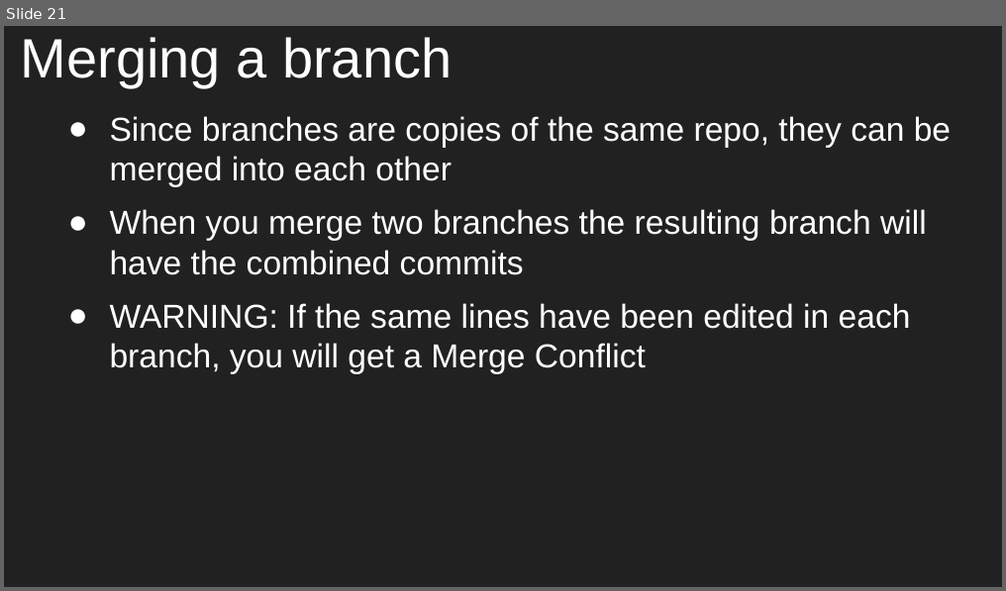
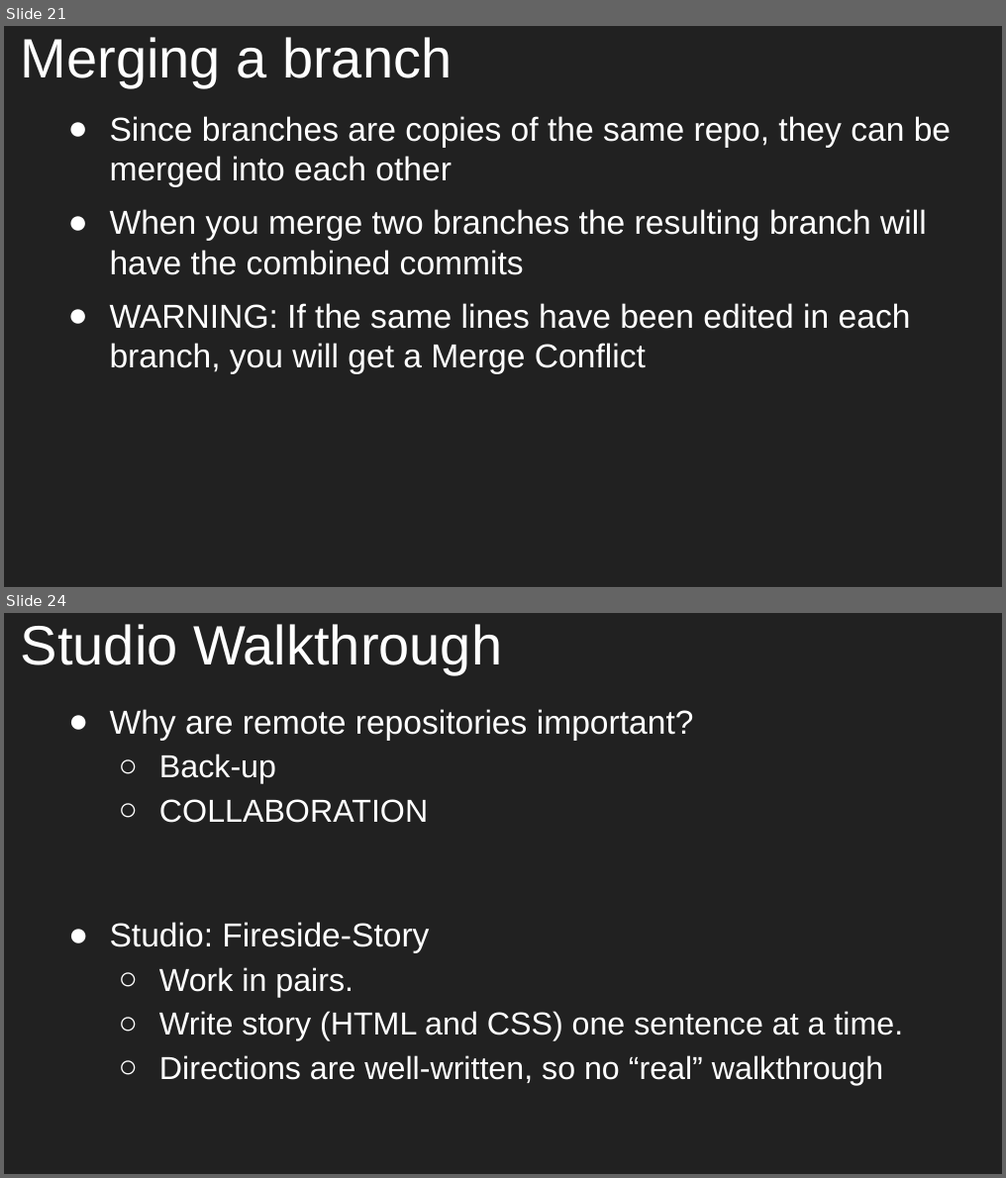
Before and after one commit to aleesham/lc101-unit2, a slide deck: slides/Unit 2 - LC 101 - Class 2.pptx. Shown one above the other, each under a label of ours: slide 21 before the commit, slides 21 and 24 after it; the slides between them are not shown. The pictures are 1006x591 and 1006x1178 pixels, drawn with LibreOffice and Linux fonts; fonts in the diff are those of the drawing. Boxes give left, top, right and bottom in pixels: in the first picture for what was removed or moved away, otherwise in the second. Text is boxed around its words. In the diff, an @@ line names an element or a change of style, - is before the commit and + after.

```diff
--- a/slides/Unit 2 - LC 101 - Class 2.pptx
+++ b/slides/Unit 2 - LC 101 - Class 2.pptx
@@ slide 24 added at (4,613,1002,1174), background #212121 @@
@@ title added at (21,624,502,674), 40 pt, text #FFFFFF @@
+Studio Walkthrough
@@ text added at (110,709,903,1085), 23 pt, text #FFFFFF @@
+● Why are remote repositories important?
+  ○ Back-up
+  ○ COLLABORATION
+● Studio: Fireside-Story
+  ○ Work in pairs.
+  ○ Write story (HTML and CSS) one sentence at a time.
+  ○ Directions are well-written, so no “real” walkthrough
```
Also in this commit, not shown: 2 other slides added, 1 other file.
